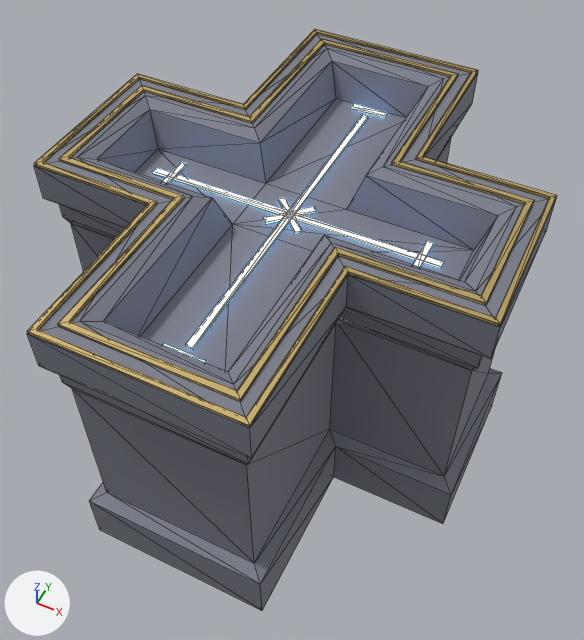
A saved change to the FBX model Assets/HollowCurrent/Resources/Castle/RelicSocketHilt.fbx.
Both versions are drawn from a 50 mm camera at (0.26, -0.516, 0.77) aimed at (0.009, -0.014, 0.141). Arrows for +X, +Y and +Z are at lower left; the lights stay in place. The first picture is the older version. Mesh edges are drawn as thin lines. Where no turn or scale is listed for an object, it has been applied to the vertices. Vertices at exactly the same position are counted once.

The first picture shows 'RelicSocketHilt', 'Rune'.
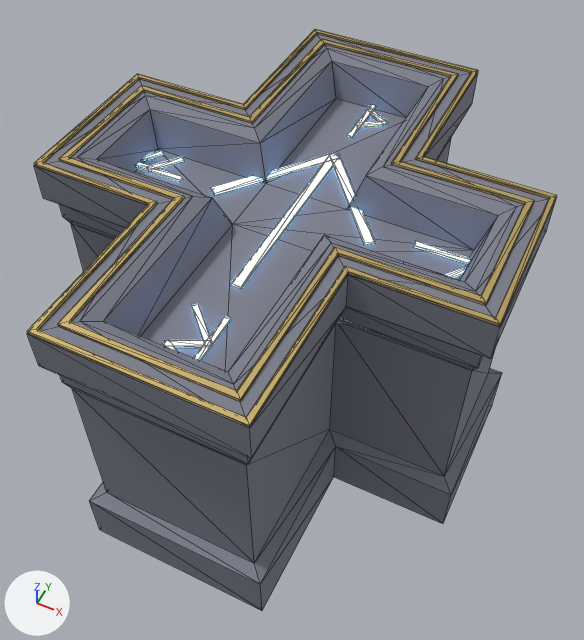
Edits to the bpy script that builds the scene:
```text
Change me_rune:
    used by ob_rune; location = (0.0, 0.0, 0.0)
    remove me_rune.from_pydata(...)  # 64 vertices, 96 faces; spans x -0.15..0.15, y -0.193..0.194, z 0.269..0.271
    add me_rune.from_pydata(...)  # 128 vertices, 192 faces; spans x -0.183..0.183, y -0.203..0.202, z 0.269..0.271
    me_rune part 1: a new loose piece, a box spanning x -0.005..0.005, y -0.103..0.103, z 0.2688..0.2713, in mat_castle_runeglow (blue #89c4ff, glowing blue #89c4ff)
    me_rune part 2: a new loose piece, a box spanning x -0.1818..-0.1182, y -0.003..0.003, z 0.2688..0.2713, in mat_castle_runeglow (blue #89c4ff, glowing blue #89c4ff)
    me_rune part 3: the loose piece of 8 vertices spanning x -0.133..-0.126, y -0.022..0.023, z 0.269..0.271 is turned -37.9 degrees about the z axis through its middle and scaled by 0.841, then moved by (-0.039, 0.014, 0.0)
    me_rune part 4: the loose piece of 8 vertices spanning x -0.02..0.02, y -0.02..0.02, z 0.269..0.271 is turned -82.9 degrees about the z axis through its middle and scaled by 0.759, then moved by (-0.146, 0.014, 0.0)
    me_rune part 5: a new loose piece, a box spanning x 0.1182..0.1818, y 0.012..0.018, z 0.2688..0.2713, in mat_castle_runeglow (blue #89c4ff, glowing blue #89c4ff)
    me_rune part 6: the loose piece of 8 vertices spanning x -0.02..0.02, y -0.193..-0.186, z 0.269..0.271 is moved by (0.138, 0.175, 0.0)
    me_rune part 7: a new loose piece, a box spanning x -0.003..0.003, y 0.1382..0.2018, z 0.2687..0.2713, in mat_castle_runeglow (blue #89c4ff, glowing blue #89c4ff)
    me_rune part 8: the loose piece of 8 vertices spanning x -0.02..0.02, y 0.187..0.194, z 0.269..0.271 is turned 148 degrees about the z axis through its middle and scaled by 0.8, then moved by (0.012, -0.006, 0.0)
    me_rune part 9: the loose piece of 8 vertices spanning x 0.126..0.133, y -0.022..0.023, z 0.269..0.271 is turned 122 degrees about the z axis through its middle and scaled by 0.713, then moved by (-0.118, 0.169, 0.0)
    me_rune part 10: a new loose piece, a box spanning x 0.009..0.015, y -0.2018..-0.1382, z 0.2688..0.2713, in mat_castle_runeglow (blue #89c4ff, glowing blue #89c4ff)
    me_rune part 11: the loose piece of 8 vertices spanning x -0.02..0.02, y -0.02..0.02, z 0.269..0.271 is turned -18.4 degrees about the z axis through its middle and scaled by 0.746, then moved by (-0.003, -0.178, 0.0)
    me_rune part 12: the loose piece of 8 vertices spanning x -0.02..0.02, y -0.02..0.02, z 0.269..0.271 is copied, and the copy is scaled about its middle by (0.919, 0.919, 1), then moved by (-0.003, -0.155, 0.0); it spans x -0.021..0.015, y -0.173..-0.137, z 0.269..0.271
    me_rune part 13: 16 vertices removed from x -0.15..0.15, y -0.18..0.18, z 0.269..0.271; 24 vertices added at x -0.086..0.183, y -0.018..0.105, z 0.269..0.271
    other edits to the shape of me_rune do not show in these pictures
```

Changed parts and their boxes (x1, y1, x2, y2) in the pictures (584 x 640 px; the box of a moved part takes in the faces that stretch with it):
'Rune', reshaped (14% wider)
    before: (152, 104, 444, 363)
    after: (137, 105, 470, 361)
part 1 of me_rune, added
    after: (231, 154, 340, 289)
part 2 of me_rune, added
    after: (137, 163, 184, 182)
part 3 of me_rune, moved or reshaped
    before: (162, 162, 187, 183)
    after: (144, 150, 164, 161)
part 4 of me_rune, moved or reshaped
    before: (278, 197, 302, 234)
    after: (147, 157, 185, 169)
part 5 of me_rune, added
    after: (413, 241, 470, 264)
part 6 of me_rune, moved or reshaped (not visible afterwards)
    before: (163, 344, 207, 363)
part 7 of me_rune, added
    after: (347, 105, 375, 138)
part 8 of me_rune, moved or reshaped
    before: (351, 104, 388, 118)
    after: (367, 108, 389, 125)
part 9 of me_rune, moved or reshaped
    before: (413, 241, 434, 267)
    after: (358, 121, 387, 127)
part 10 of me_rune, added
    after: (193, 316, 231, 361)
part 11 of me_rune, moved or reshaped
    before: (263, 206, 317, 224)
    after: (164, 340, 209, 348)
part 12 of me_rune, added
    after: (192, 304, 213, 346)
part 13 of me_rune, moved or reshaped
    before: (152, 114, 444, 350)
    after: (211, 152, 465, 278)
